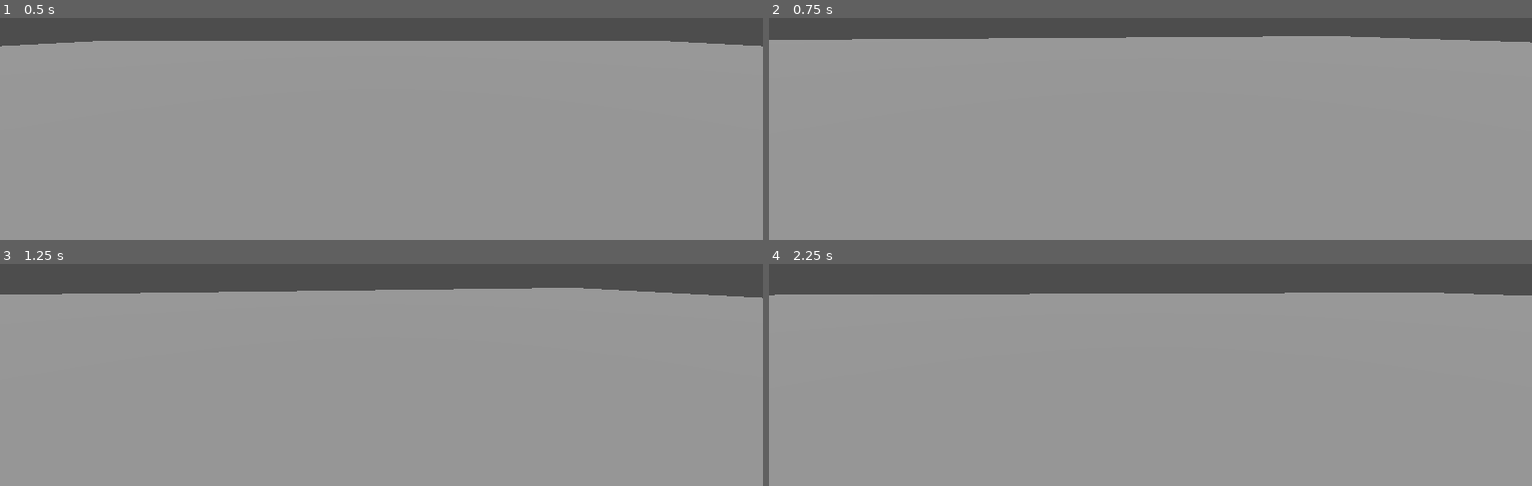
Above: before the commit, frames 1-4 (two rows, left to right).
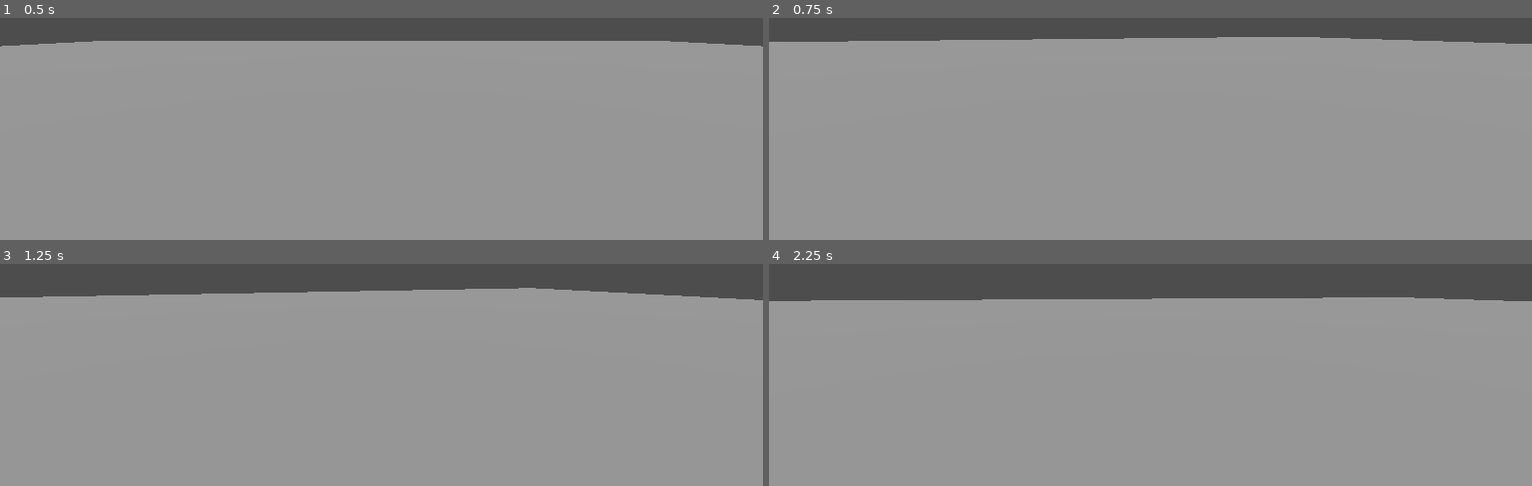
Above: after the commit, the same moments.

Repository: Chupahabr/np
Game: Godot game, scene res://scenes/levels/test_level.tscn
The game is run twice, just before and just after one commit, with the same random seed, the same clock (stepped at 60 frames per second) and the same inputs. This scene is started directly instead of the project's main scene.
Inputs (mouse positions are in pixels of both pictures, inside the frame that each line leads up to):
- Up to frame 1 (0.5 s): no input
- Up to frame 2 (0.75 s): move the mouse to (1188, 24) at 0.52 s; hold W (move_forward) from 0.53 s (still down)
- Up to frame 3 (1.25 s): keep holding W (move_forward); tap Space (jump) at 0.77 s
- Up to frame 4 (2.25 s): keep holding W (move_forward); move the mouse to (1112, 272) at 1.27 s; tap Space (jump) at 1.52 s; tap Enter at 2 s; move the mouse to (1165, 264) at 2.02 s

Frame 1 is identical in both runs. In frame 2, 0.6% of the frame differs, in the area x 0-100%, y 8-12%; in frame 3, 0.7%; in frame 4, 2.4%, in the area x 0-100%, y 12-17%.

Commit message:
changed sensitivity

Diff:
--- a/scripts/first_person_player.gd
+++ b/scripts/first_person_player.gd
@@ -3,7 +3,7 @@
 
 @export var SPEED = 5.0
 @export var JUMP_VELOCITY = 4.5
-@export var CAMERA_SENSITIVITY = 0.002
+@export var CAMERA_SENSITIVITY = 0.003
 
 @onready var HEAD = $Head
 @onready var CAMERA = $Head/Camera3D
